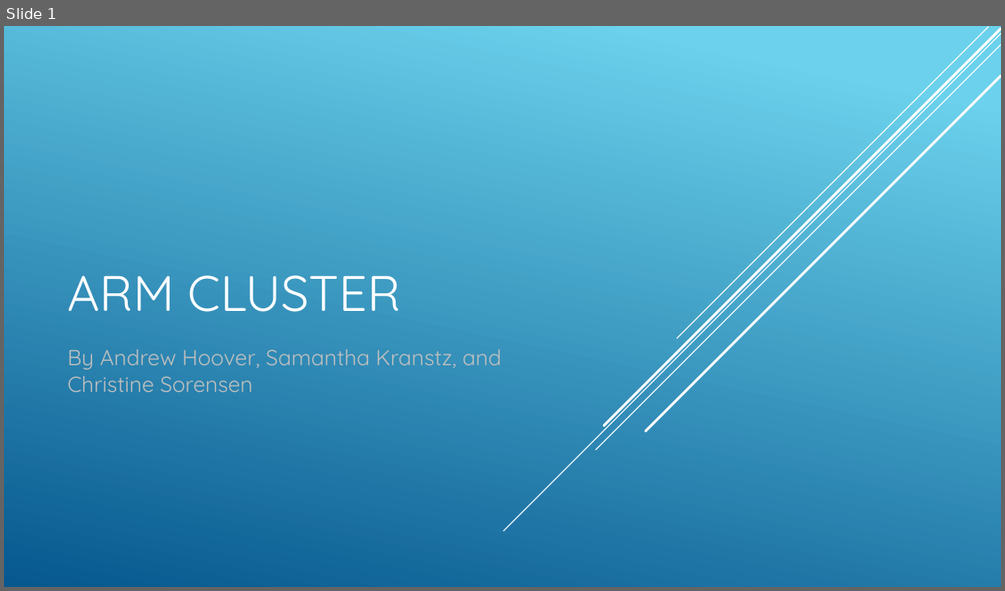
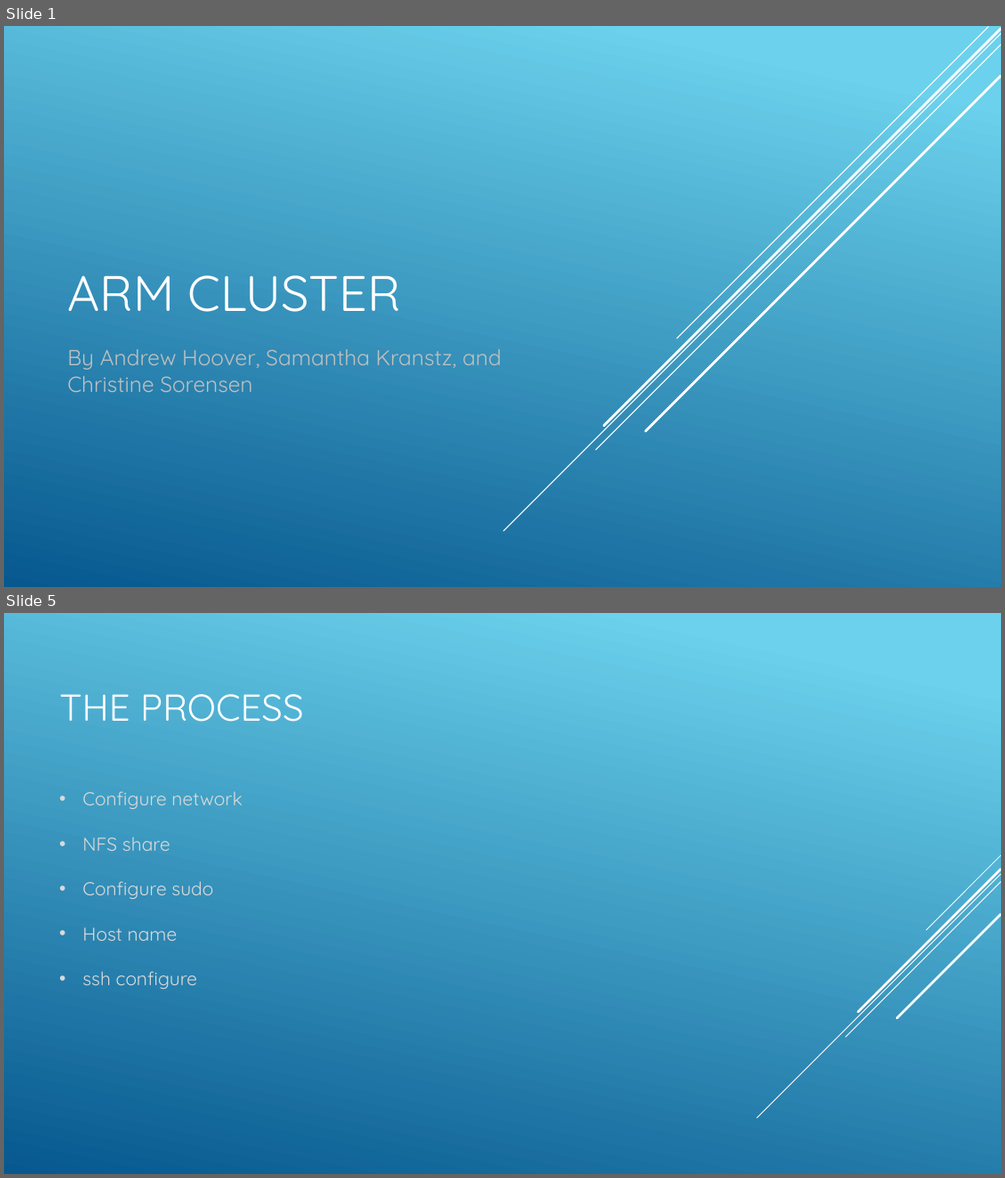
Before and after one commit to SDSMT-CSC464-F15/arm, a slide deck: Documents/ClientPresent2.pptx. Shown one above the other, each under a label of ours: slide 1 before the commit, slides 1 and 5 after it; the slides between them are not shown. The pictures are 1005x591 and 1005x1178 pixels, drawn with LibreOffice and Linux fonts; fonts in the diff are those of the drawing. Boxes give left, top, right and bottom in pixels: in the first picture for what was removed or moved away, otherwise in the second. Text is boxed around its words. In the diff, an @@ line names an element or a change of style, - is before the commit and + after.

```diff
--- a/Documents/ClientPresent2.pptx
+++ b/Documents/ClientPresent2.pptx
@@ slide 5 added at <box>4,613,1001,1174</box>, background gradient #6ED2EB to #06588E @@
@@ title added at <box>59,694,303,722</box>, 36 pt, text #FFFFFF @@
+THE PROCESS
@@ text added at <box>82,791,242,989</box>, 18 pt, text #D9D9D9 @@
+• Configure network
+• NFS share
+• Configure sudo
+• Host name
+• ssh configure
@@ group added at <box>757,855,1001,1118</box>: 5 lines @@
```
Also in this commit, not shown: 6 slides changed, 5 other slides added, 3 slides removed.
